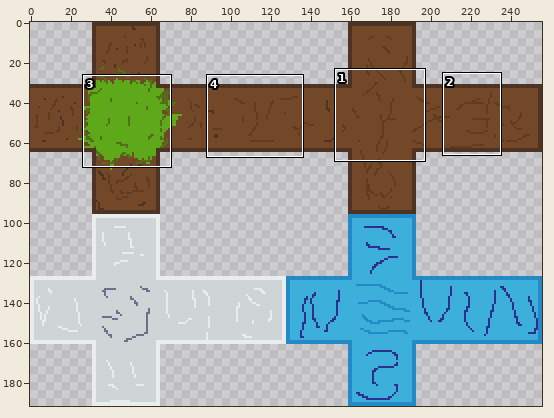
Pixel-art file -- MinecraftAtlas.aseprite. Above: a wide view before the commit, with the close-up outlined.
Close-up. Before the edit:
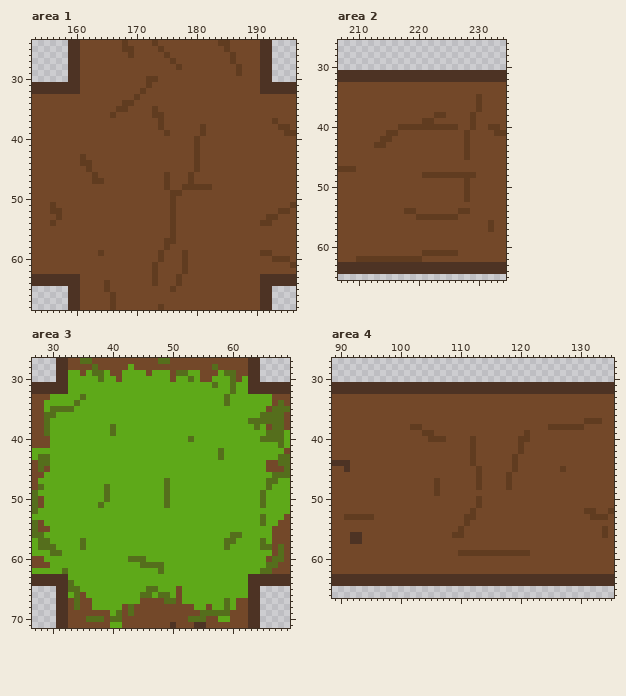
256x192 pixels, 1 frame. Shown: area 1: x 153..196, y 24..68; area 2: x 207..234, y 26..65; area 3: x 27..69, y 27..71; area 4: x 89..135, y 27..66. The commit also changed other parts of the picture, which this record leaves out.
And afterwards:
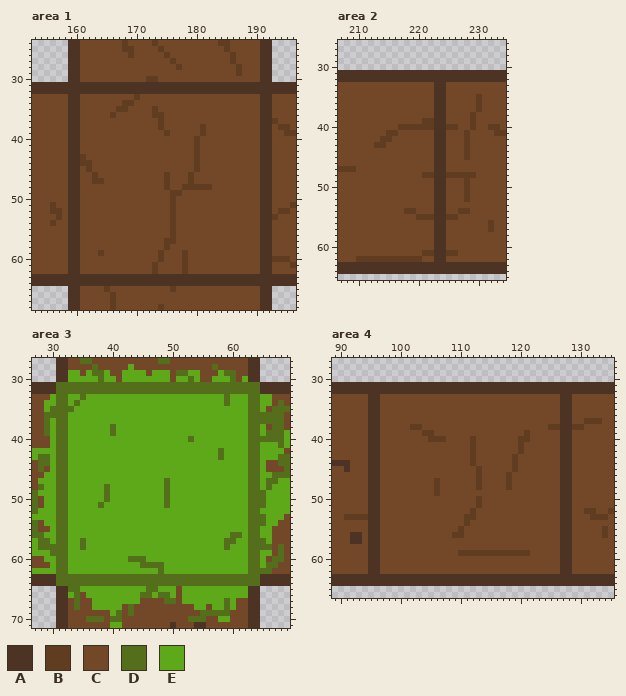
Palette (. is transparent): A #4d3324  B #603c20  C #734829  D #556e1c  E #5ea919
Changes in this commit:
Area 1:
The edit turns colour B into colour A in row 31 at x 172; in row 32 at x 171; in row 53 at x 192; in row 54 at x 191 to 192; in row 59 at x 191 to 192; in row 63 at x 173 and 177.
The edit turns colour B into colour A in row 64 at x 165, 173 and 177.
The edit turns colour C into colour A in row 31 at x 161 to 171 and 173 to 190; in row 32 at x 161 to 170 and 172 to 190; in rows 33 to 52 at x 159 to 160 and 191 to 192; in row 53 at x 159 to 160 and 191; in row 54 at x 159 to 160; in rows 55 to 58 at x 159 to 160 and 191 to 192.
The edit turns colour C into colour A in row 59 at x 159 to 160; in rows 60 to 62 at x 159 to 160 and 191 to 192; in row 63 at x 161 to 172, 174 to 176 and 178 to 190; in row 64 at x 161 to 164, 166 to 172, 174 to 176 and 178 to 190.
Area 2:
The edit turns colour B into colour A in row 38 at x 223 to 224; in row 40 at x 223 to 224; in row 48 at x 223 to 224; in row 55 at x 223 to 224; in row 61 at x 223 to 224.
The edit turns colour C into colour A in rows 33 to 37 at x 223 to 224; in row 39 at x 223 to 224; in rows 41 to 47 at x 223 to 224; in rows 49 to 54 at x 223 to 224; in rows 56 to 60 at x 223 to 224; in row 62 at x 223 to 224.
Area 3:
The edit turns colour A into colour D in rows 31 to 32 at x 31 to 32 and 63 to 64; in rows 63 to 64 at x 31 to 32 and 63 to 64.
The edit turns colour E into colour D in row 31 at x 33 to 56, 58 to 59 and 61 to 62; in row 32 at x 33 to 59 and 61 to 62; in rows 33 to 34 at x 31 to 32 and 63 to 64; in row 35 at x 63 to 64; in row 36 at x 31 to 32 and 63 to 64; in row 37 at x 31 to 32.
The edit turns colour E into colour D in row 38 at x 31 to 32 and 63; in rows 39 to 58 at x 31 to 32 and 63 to 64; in row 59 at x 32 and 63 to 64; in rows 60 to 61 at x 31 to 32 and 63 to 64; in row 62 at x 31 and 63 to 64; in row 63 at x 33 to 62.
The edit turns colour E into colour D in row 64 at x 34 to 62.
Area 4:
The edit turns colour B into colour A in row 38 at x 127 to 128; in row 45 at x 127; in row 53 at x 95.
The edit turns colour C into colour A in rows 33 to 37 at x 95 to 96 and 127 to 128; in row 38 at x 95 to 96; in rows 39 to 44 at x 95 to 96 and 127 to 128; in row 45 at x 95 to 96 and 128; in rows 46 to 52 at x 95 to 96 and 127 to 128; in row 53 at x 96 and 127 to 128.
The edit turns colour C into colour A in rows 54 to 62 at x 95 to 96 and 127 to 128.
Boxes around the changes in both close-ups, in picture pixels (x1, y1, x2, y2):
changed: (68, 82, 272, 286)
changed: (434, 82, 446, 262)
changed: (56, 382, 260, 586)
changed: (368, 394, 380, 574)
changed: (560, 394, 572, 574)
